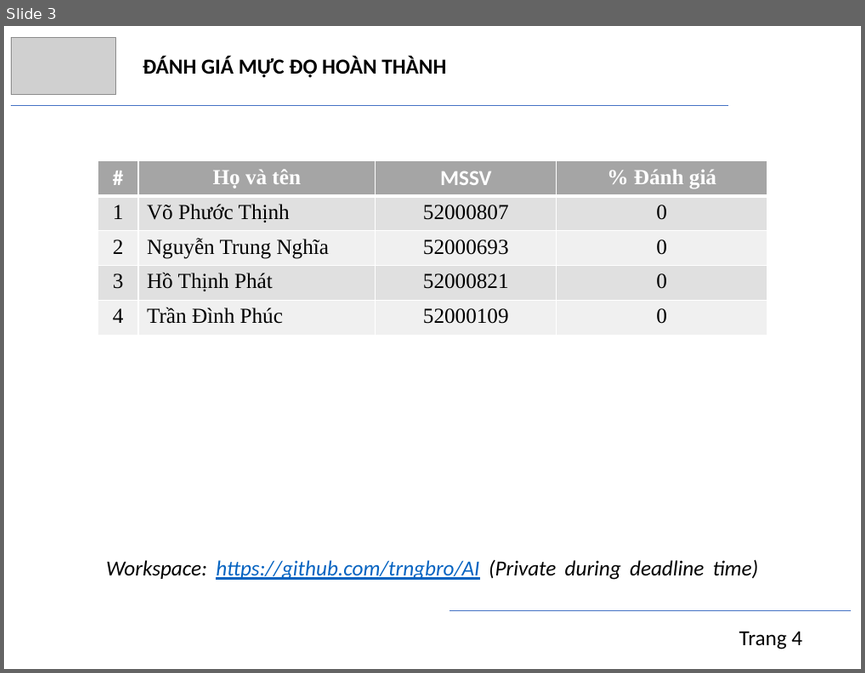
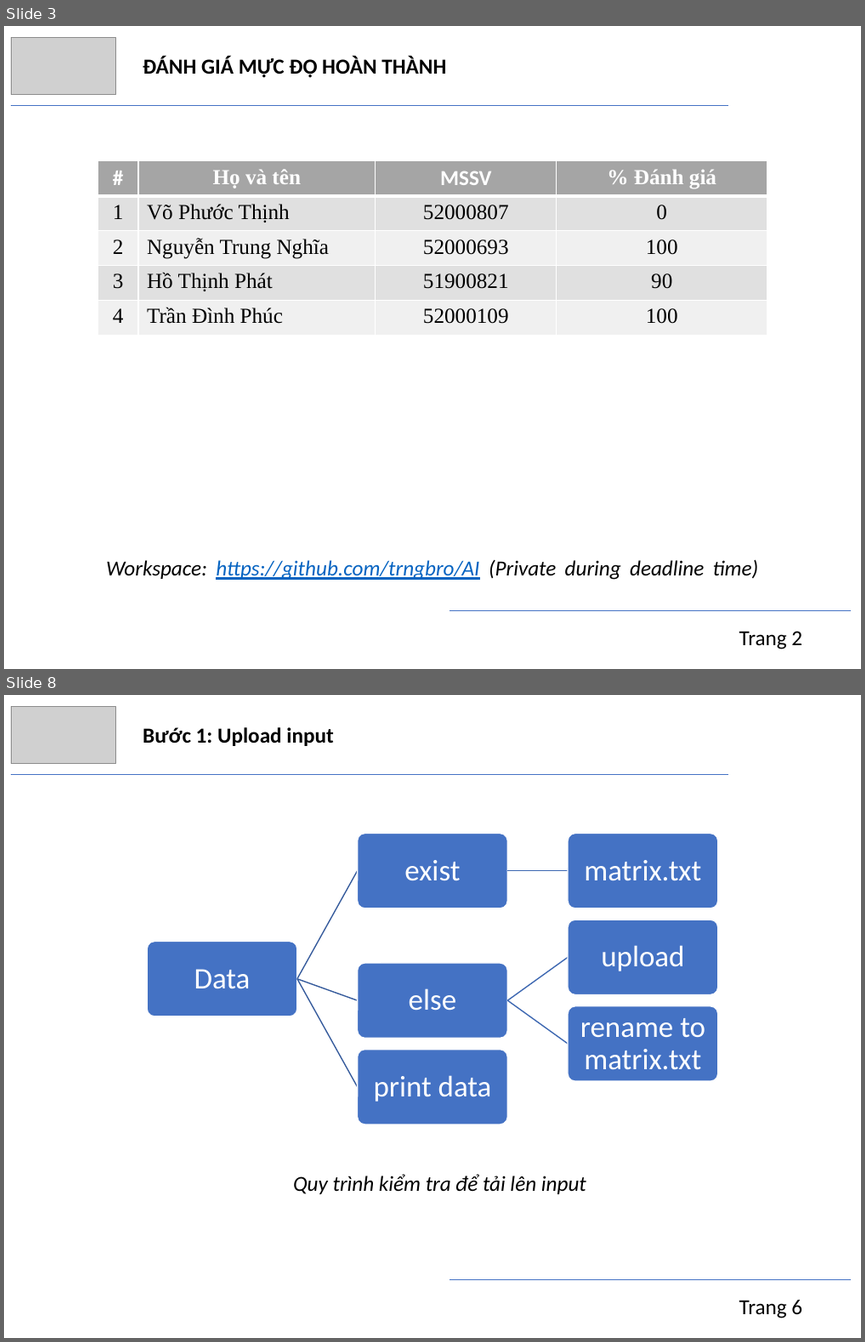
Before and after one commit to trngbro/AI, a slide deck: present/progress/presentation.pptx. Shown one above the other, each under a label of ours: slide 3 before the commit, slides 3 and 8 after it; the slides between them are not shown. The pictures are 865x673 and 865x1342 pixels, drawn with LibreOffice and Linux fonts; fonts in the diff are those of the drawing; grey boxes stand for pictures. Boxes give left, top, right and bottom in pixels: in the first picture for what was removed or moved away, otherwise in the second. Text is boxed around its words. In the diff, an @@ line names an element or a change of style, - is before the commit and + after.

```diff
--- a/present/progress/presentation.pptx
+++ b/present/progress/presentation.pptx
@@ slide 8 added at (4,695,861,1338), background #FFFFFF @@
@@ picture added at (11,706,115,764) @@
@@ text added at (143,727,333,746), 18 pt, text #000000, bold @@
+Bước 1: Upload input
@@ line added from (11, 775) to (728, 775), #4472C4 0.5 pt @@
@@ group added at (147,833,718,1124): 7 rounded rectangles, 7 texts, 6 freeform shapes @@
+Data
+exist
+matrix.txt
+else
+upload
+rename to matrix.txt
+print data
@@ text added at (293,1174,586,1194), 18 pt, text #000000, italic @@
+Quy trình kiểm tra để tải lên input
@@ line added from (449, 1279) to (851, 1279), #4472C4 0.5 pt @@
@@ text added at (739,1299,802,1318), 18 pt, text #000000 @@
+Trang 6
@@ slide 3 changed as well @@
@@ table at (98,161,766,335) @@
-row 3, column 4: 0
+row 3, column 4: 100
-row 4, column 3: 52000821
+row 4, column 3: 51900821
-row 4, column 4: 0
+row 4, column 4: 90
-row 5, column 4: 0
+row 5, column 4: 100
@@ text at (739,630,802,649): text changed @@
-Trang 4
+Trang 2
```
Also in this commit, not shown: 3 other slides changed, 17 other slides added, 1 other file.
